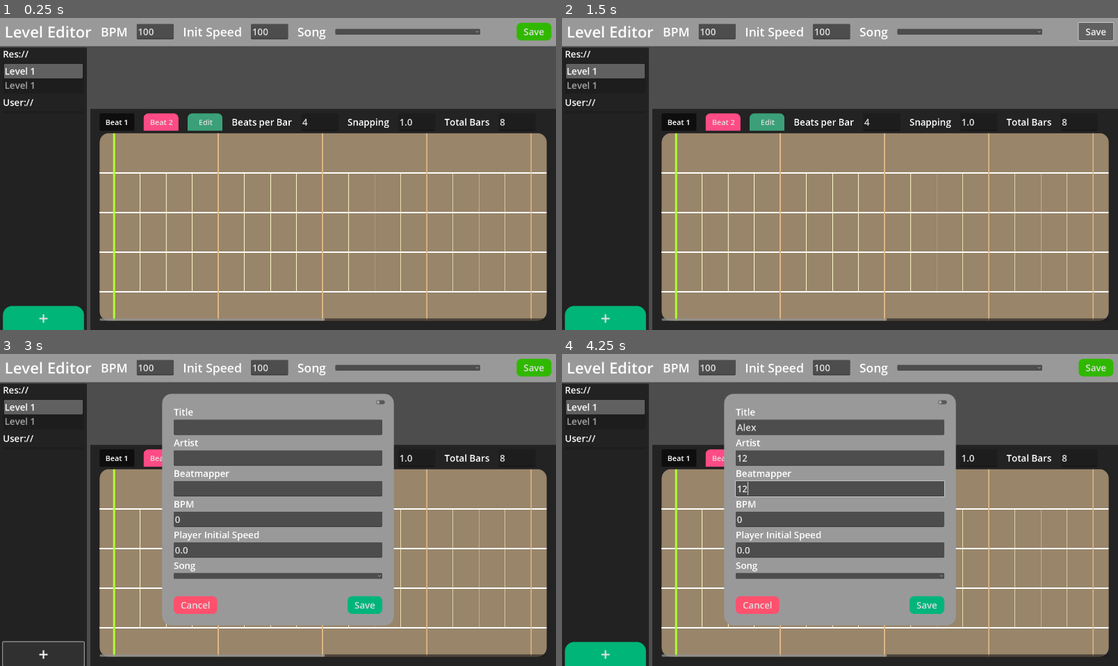
Above: before the commit, frames 1-4 (two rows, left to right).
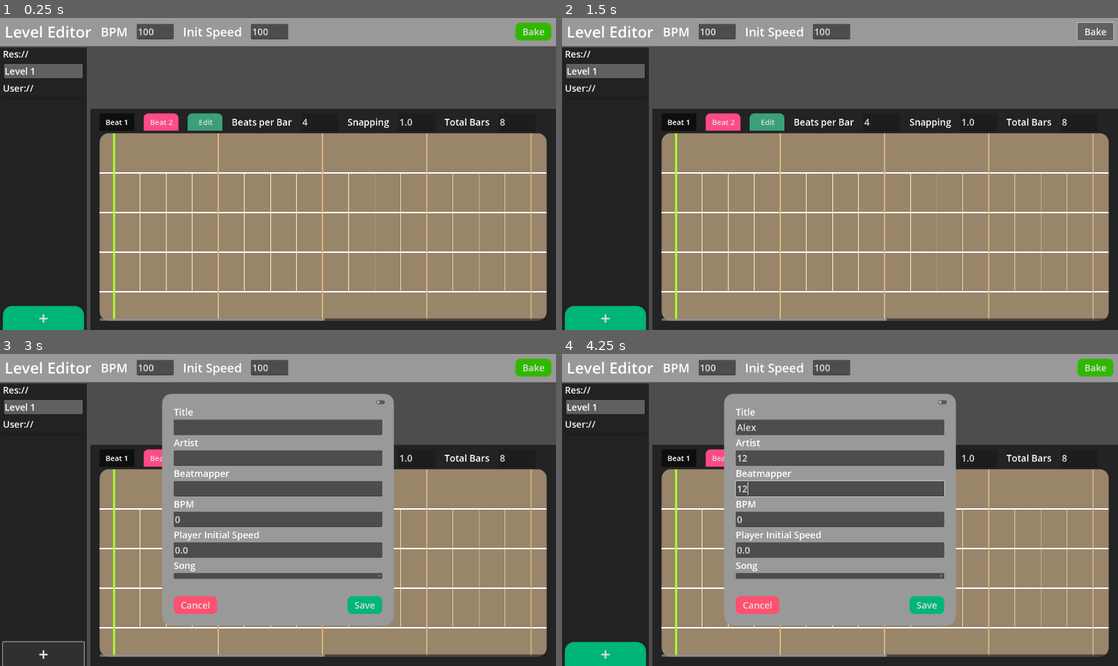
Above: after the commit, the same moments.

Repository: eel-in-denial/beat-skater
Game: Godot game, scene res://level_editor/level_editor.tscn
The game is run twice, just before and just after one commit, with the same random seed, the same clock (stepped at 60 frames per second) and the same inputs. This scene is started directly instead of the project's main scene. Sound files missing from this copy of the repository are replaced by a short silence.
Inputs (mouse positions are in pixels of both pictures, inside the frame that each line leads up to):
- Up to frame 1 (0.25 s): no input
- Up to frame 2 (1.5 s): click (967, 30) at 0.52 s; click (1095, 30) at 1.25 s, where only the run after the commit has a clickable "Bake"
- Up to frame 3 (3 s): click (533, 366) at 2 s, where only the run before the commit has a clickable "Save"; click "+" at 2.75 s
- Up to frame 4 (4.25 s): click (840, 425) at 3.52 s; type "Alex" at 3.6 s; click (840, 456) at 3.75 s; type "12" at 3.83 s; click (840, 488) at 3.98 s; type "12" at 4.07 s

The runs differ from the first frame. In frame 1, 0.8% of the frame differs, in the area x 0-98%, y 1-29%; in frame 2, 0.8%; in frame 3, 0.8%; in frame 4, 0.8%.
Error after the commit: Invalid access to property or key 'bpm' on a base object of type 'Dictionary'. (res://level_editor/level_editor.gd:106)

Commit message:
level create and save cont.

Diff:
--- a/level_editor/beat_editor.gd
+++ b/level_editor/beat_editor.gd
@@ -53,10 +53,12 @@
 	snapping_text.text = str(snapping)
 	total_bars_text.text = str(total_bars)
 
-func load_new():
+func load_level(beat_data: Array):
 	for b in beats:
 		b.queue_free()
 	beats = []
+	for data in beat_data:
+		beats.append(add_beat(data))
 
 # Called every frame. 'delta' is the elapsed time since the previous frame.
 func _process(delta: float) -> void:
@@ -123,19 +125,17 @@
 func _on_gui_input(event: InputEvent) -> void:
 	if event.is_action_pressed("left_click"):
 		is_left_mouse_held = true
-		create_beat()
+		place_beat()
 	elif event.is_action_pressed("right_click"):
 		is_right_mouse_held = true
 	elif event.is_action_released("left_click"):
 		is_left_mouse_held = false
 		level_editor.bake()
+		level_editor.save_editor()
 	elif event.is_action_released("right_click"):
 		is_right_mouse_held = false
 
-func create_beat():
-	var new_beat: EditorBeat = beat_scene.instantiate()
-	curr_held_beat = new_beat
-	add_child(new_beat)
+func place_beat():
 	var mouse_pos = get_local_mouse_position()
 	var height = snap_lane(mouse_pos)
 	var beat = snap_beat(mouse_pos)
@@ -146,10 +146,15 @@
 		"beat": beat,
 		"duration": 0
 	}
+	curr_held_beat = add_beat(data)
+	beats.insert(beats.bsearch_custom(curr_held_beat, sort_by_beat), curr_held_beat)
+
+func add_beat(data: Dictionary) -> EditorBeat:
+	var new_beat: EditorBeat = beat_scene.instantiate()
+	add_child(new_beat)
 	new_beat.initialise(data)
-	new_beat.position = Vector2(left_margin + (beat - beat_position) * beat_width, lane_y_positions[height])
-	beats.insert(beats.bsearch_custom(new_beat, sort_by_beat), new_beat)
-	print(beats[-1].beat_data)
+	new_beat.position = Vector2(left_margin + (data["beat"] - beat_position) * beat_width, lane_y_positions[data["height"]])
+	return new_beat
 
 func sort_by_beat(a: EditorBeat, b: EditorBeat):
 	if a.beat_data["beat"] < b.beat_data["beat"]:
--- a/level_editor/level_editor.gd
+++ b/level_editor/level_editor.gd
@@ -3,10 +3,12 @@
 
 var beat_file = preload("res://level_assets/beat/beat.tscn")
 
-@export var level_json_path: String:
+@export var level_json_path: String
+
+@export var editor_json_path: String:
 	set(value):
 		level_json_path = value
-		init_level()
+		load_level.call_deferred()
 @export var beat_editor: BeatEditor
 
 @export_group("Song Details")
@@ -16,7 +18,7 @@
 @export var song: AudioStreamOggVorbis
 
 @export_group("Player Presets")
-@export var player_initial_speed := 50.0
+@export var init_player_speed := 50.0
 @export var player_jump_height := 500
 @export var player_screen_position := Vector2(480.0, 0)
 @export var gravity := Vector2(0, 980)
@@ -45,9 +47,6 @@
 func _ready() -> void:
 	Global.init_editor(load("res://songs/roulette round 2 slow.ogg"), 100)
 
-func init_level():
-	print("level_loading...")
-
 # Called every frame. 'delta' is the elapsed time since the previous frame.
 func _process(delta: float) -> void:
 	prev_mouse_position = curr_mouse_position
@@ -66,10 +65,11 @@
 		place_curve_point()
 
 func place_curve_point():
-	add_edditable_node(curr_mouse_position, path.curve.point_count)
+	add_edditable_node(curr_mouse_position - level.position, path.curve.point_count)
 	path.curve.add_point(curr_mouse_position - path.global_position, init_in_vector, init_out_vector)
 	path.generate_graphics()
 	bake()
+	save_editor()
 
 func edit_curve_point(idx: int, pos: Vector2, in_pos: Vector2, out_pos: Vector2):
 	path.curve.set_point_position(idx, pos)
@@ -77,16 +77,23 @@
 	path.curve.set_point_out(idx, out_pos - pos)
 	path.generate_graphics()
 	bake()
+	save_editor()
 
 func add_edditable_node(position: Vector2, index: int):
 	var new_point: EditableNode = editable_node.instantiate()
 	level.add_child(new_point)
-	new_point.global_position = position
+	new_point.position = position
 	new_point.index = index
 	new_point.update_path.connect(edit_curve_point)
 	path_nodes_array.append(new_point)
 
-func load_new():
+func add_beat(p_1: Vector2, data: Dictionary):
+	var new_beat: Beat = beat_file.instantiate()
+	new_beat.initialise(p_1, data)
+	level.add_child(new_beat)
+	beats_array.append(new_beat)
+
+func load_level():
 	for b in beats_array:
 		b.queue_free()
 	beats_array = []
@@ -94,7 +101,17 @@
 		node.queue_free()
 	path_nodes_array = []
 	path.curve.clear_points()
-	beat_editor.load_new()
+	var level_data = Global.load_json_data(editor_json_path)
+
+	bpm = level_data["bpm"]
+	init_player_speed = level_data["init_player_speed"]
+	beat_editor.load_new(level_data["beats"])
+	var i := 0
+	for node in level_data["curve_points"]:
+		add_edditable_node(node["pos"], i)
+		edit_curve_point(i, node["pos"], node["in_pos"], node["out_pos"])
+		i += 1
+	bake()
 
 func bake():
 	baked_points_array = []
@@ -102,7 +119,7 @@
 	var distance = 0.0
 	var time_interval := 0.01
 	var total_length = path.curve.get_baked_length()
-	var speed = player_initial_speed
+	var speed = init_player_speed
 	var i := 0
 	var next_beat: float = beat_editor.beats[0].beat_data["beat"] * Global.sec_per_beat if not beat_editor.beats.is_empty() else Global.song_duration
 	var num_of_beats: int = beat_editor.beats.size()
@@ -121,10 +138,7 @@
 
 		if abs(time - next_beat) < time_interval and i < num_of_beats:
 			if i >= beats_array.size():
-				var new_beat: Beat = beat_file.instantiate()
-				new_beat.initialise(p_1, beat_editor.beats[i].beat_data)
-				level.add_child(new_beat)
-				beats_array.append(new_beat)
+				add_beat(p_1, beat_editor.beats[i].beat_data)
 				print("num_of_beats: ", num_of_beats, ",  beats_array size: ", beats_array.size(), ",  i:", i)
 			else:
 				print(i, '  ', beats_array.size())
@@ -134,7 +148,7 @@
 				next_beat = beat_editor.beats[i].beat_data["beat"] * Global.sec_per_beat
 		time += time_interval
 
-func _on_save_pressed() -> void:
+func save_editor():
 	var beats_data_array = []
 	var path_nodes_data_array = []
 
@@ -148,14 +162,16 @@
 			"out_pos": node.position + node.out_collision.position
 		})
 
-	var level_save = {
-		"title": title,
-		"artist": artist,
+	var editor_save = {
 		"bpm": bpm,
-		"init_player_speed": player_initial_speed,
-		"song_path": level_json_path,
+		"init_player_speed": init_player_speed,
 		"beats": beats_data_array,
 		"curve_points": path_nodes_data_array
 	}
-	print("level path: ", level_json_path)
-	Global.save_json_data(level_json_path, level_save)
+	print("level path: ", editor_json_path)
+	Global.save_json_data(editor_json_path, editor_save)
+
+
+
+func _on_bake_pressed() -> void:
+	pass # Replace with function body.
--- a/level_editor/level_editor.tscn
+++ b/level_editor/level_editor.tscn
@@ -154,29 +154,16 @@
 theme_override_font_sizes/font_size = 32
 text = "100"
 
-[node name="Label4" type="Label" parent="CanvasLayer/UIContainer/TopNav/Panel/HBoxContainer"]
-layout_mode = 2
-theme_override_font_sizes/font_size = 42
-text = "Song"
-
-[node name="OptionButton" type="OptionButton" parent="CanvasLayer/UIContainer/TopNav/Panel/HBoxContainer"]
-custom_minimum_size = Vector2(500, 0)
+[node name="Control" type="Control" parent="CanvasLayer/UIContainer/TopNav/Panel/HBoxContainer"]
+layout_mode = 2
+size_flags_horizontal = 3
+
+[node name="Bake" type="Button" parent="CanvasLayer/UIContainer/TopNav/Panel/HBoxContainer"]
 layout_mode = 2
 size_flags_vertical = 4
 theme_override_font_sizes/font_size = 32
-text_overrun_behavior = 5
-clip_text = true
-
-[node name="Control" type="Control" parent="CanvasLayer/UIContainer/TopNav/Panel/HBoxContainer"]
-layout_mode = 2
-size_flags_horizontal = 3
-
-[node name="Save" type="Button" parent="CanvasLayer/UIContainer/TopNav/Panel/HBoxContainer"]
-layout_mode = 2
-size_flags_vertical = 4
-theme_override_font_sizes/font_size = 32
 theme_override_styles/normal = SubResource("StyleBoxFlat_mv833")
-text = "Save"
+text = "Bake"
 
 [node name="HBoxContainer" type="HSplitContainer" parent="CanvasLayer/UIContainer"]
 layout_mode = 2
@@ -482,7 +469,7 @@
 theme_override_styles/normal = SubResource("StyleBoxFlat_7hgig")
 text = "Save"
 
-[connection signal="pressed" from="CanvasLayer/UIContainer/TopNav/Panel/HBoxContainer/Save" to="." method="_on_save_pressed"]
+[connection signal="pressed" from="CanvasLayer/UIContainer/TopNav/Panel/HBoxContainer/Bake" to="." method="_on_bake_pressed"]
 [connection signal="item_selected" from="CanvasLayer/UIContainer/HBoxContainer/LevelsNav/Panel/VBoxContainer/ItemListRes" to="CanvasLayer/UIContainer/HBoxContainer/LevelsNav" method="_on_item_list_res_item_selected"]
 [connection signal="pressed" from="CanvasLayer/UIContainer/HBoxContainer/LevelsNav/Panel/VBoxContainer/NewLevel" to="CanvasLayer/UIContainer/HBoxContainer/LevelsNav" method="_on_new_level_pressed"]
 [connection signal="dragged" from="CanvasLayer/UIContainer/HBoxContainer/VSplitContainer" to="CanvasLayer/UIContainer/HBoxContainer/VSplitContainer/BeatEditorPanel/MarginContainer/VBoxContainer/Beat_Editor" method="_on_v_split_container_dragged"]
--- a/level_editor/levels_nav.gd
+++ b/level_editor/levels_nav.gd
@@ -16,6 +16,7 @@
 
 
 func update_song_list(idx: int, data: Dictionary):
+	print(data)
 	if idx == -1:
 		var level_save = {
 			"bpm": data["body_info"]["bpm"],
@@ -31,8 +32,8 @@
 			"beats": [],
 			"curve_points": []
 		}
-		Global.save_json_data("res://levels/level_data/" + data["header_info"]["title"], level_save)
-		Global.save_json_data("res://levels/level_editor_data/" + data["header_info"]["title"], editor_save)
+		Global.save_json_data("res://levels/level_data/" + data["header_info"]["title"] + ".json", level_save)
+		Global.save_json_data("res://levels/level_editor_data/" + data["header_info"]["title"] + ".json", editor_save)
 		res_level_data.append(data["header_info"])
 	else:
 		res_level_data[idx] = data["header_info"]
@@ -40,7 +41,8 @@
 
 
 func _on_item_list_res_item_selected(index: int) -> void:
-	level_editor.level_json_path = res_level_data[index]["editor_path"]
+	level_editor.level_json_path = res_level_data[index]["path"]
+	level_editor.editor_json_path = res_level_data[index]["editor_path"]
 
 
 func _on_new_level_pressed() -> void:
--- a/levels/level_data/levels_res.json
+++ b/levels/level_data/levels_res.json
@@ -7,12 +7,4 @@
 		"song_idx": "",
 		"title": "Level 1"
 	},
-	{
-		"artist": "Ava the Raccoon",
-		"beatmapper": "Ava the Raccoon",
-		"editor_path": "",
-		"path": "",
-		"song_idx": -1,
-		"title": "Level 1"
-	}
 ]
--- a/levels/level_editor_data/level_1_editor.json
+++ b/levels/level_editor_data/level_1_editor.json
@@ -1,3 +1,7 @@
 {
-
+	"bpm": 100,
+	"init_player_speed": 50.0,
+	"song_path": "",
+	"beats": [],
+	"curve_points": []
 }
Not shown, added: levels/level_data/Test
Not shown, added: levels/level_editor_data/Test
